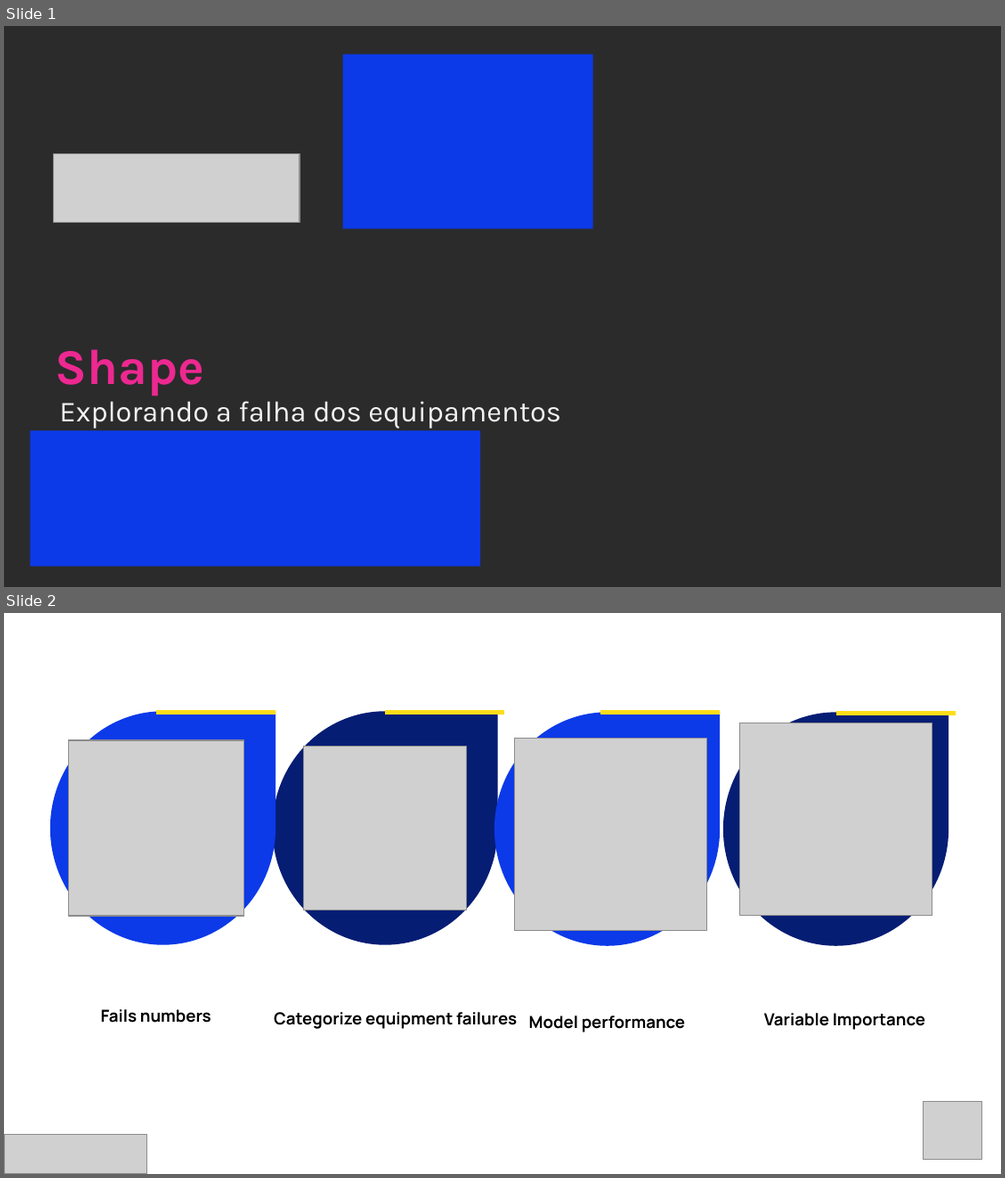
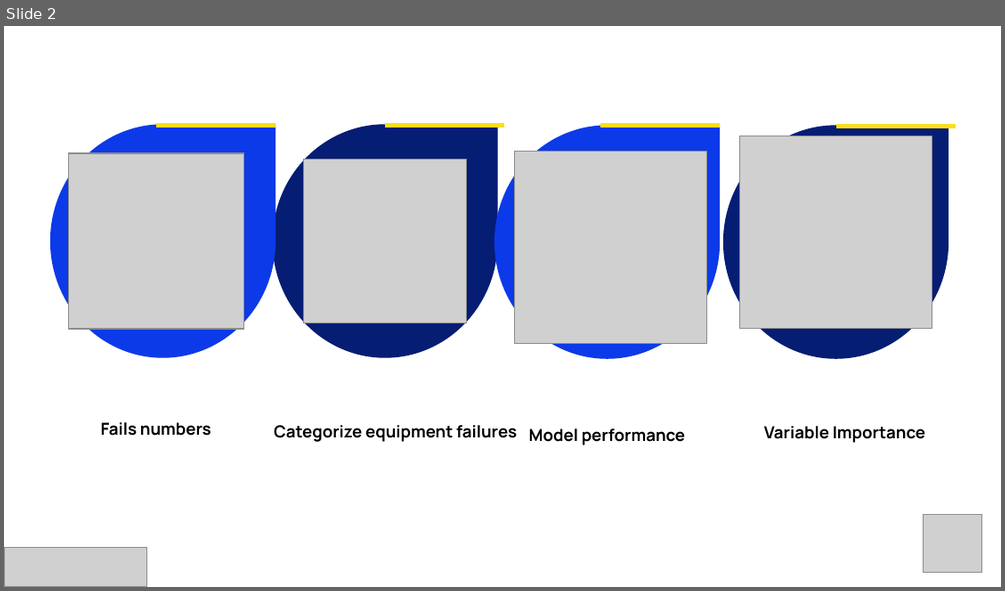
Before and after one commit to vitor-martinsb/equipament_data, a slide deck: Vitor Martins - Equipament fails.pptx. Shown one above the other, each under a label of ours: slides 1 and 2 before the commit, slide 2 after it. The pictures are 1005x1178 and 1005x591 pixels, drawn with LibreOffice and Linux fonts; fonts in the diff are those of the drawing; grey boxes stand for pictures; background and template pictures are left out; a plain dark background stands for a picture behind light text. Boxes give left, top, right and bottom in pixels: in the first picture for what was removed or moved away, otherwise in the second. Text is boxed around its words. In the diff, an @@ line names an element or a change of style, - is before the commit and + after.

```diff
--- a/Vitor Martins - Equipament fails.pptx
+++ b/Vitor Martins - Equipament fails.pptx
@@ slide 1 removed at box(4, 26, 1001, 587), background picture (left out) @@
@@ rectangle removed at box(343, 54, 593, 228) @@
@@ picture removed at box(54, 153, 300, 223) @@
@@ text removed at box(56, 349, 204, 396) @@
-Shape
@@ text removed at box(59, 395, 561, 428) @@
-Explorando a falha dos equipamentos
@@ rectangle removed at box(30, 431, 480, 566) @@
```
Also in this commit, not shown: 7 slides changed, 4 slides added, 1 other file.
